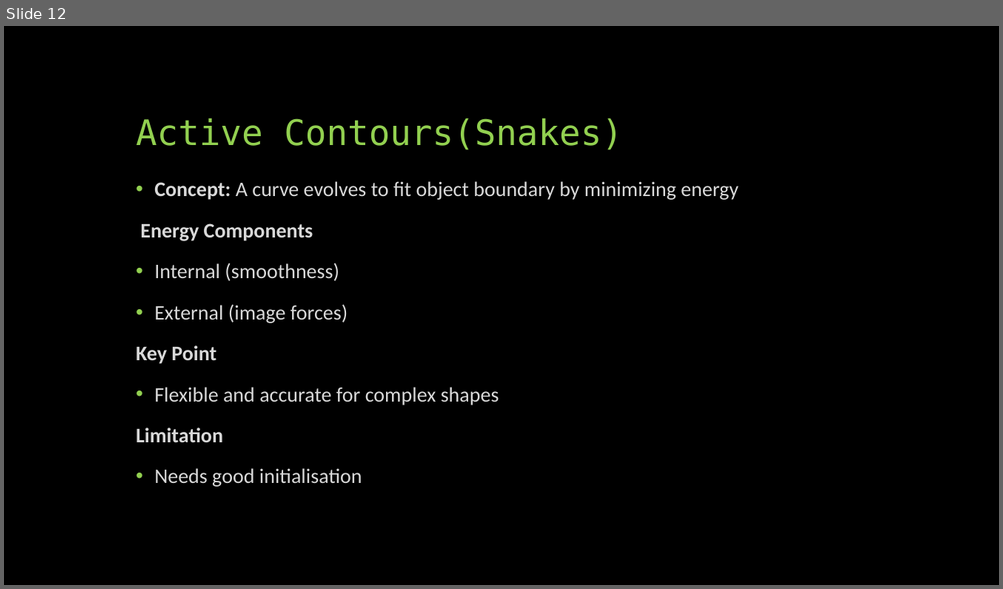
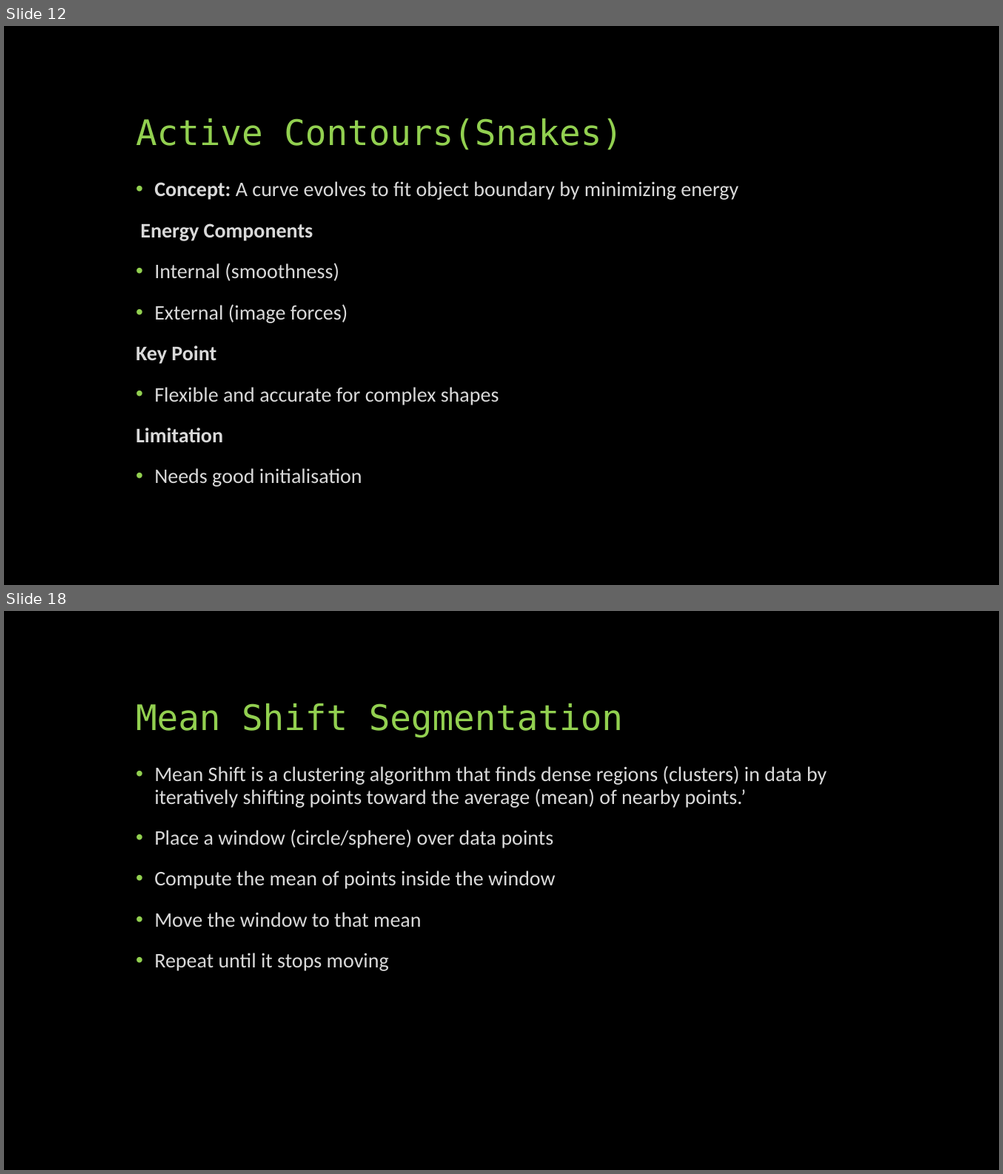
Before and after one commit to SreejithRajan-Lab/Computer-Vision, a slide deck: Presentations/Computer Vision – Module 4 .pptx. Shown one above the other, each under a label of ours: slide 12 before the commit, slides 12 and 18 after it; the slides between them are not shown. The pictures are 1003x589 and 1003x1174 pixels, drawn with LibreOffice and Linux fonts; fonts in the diff are those of the drawing. Boxes give left, top, right and bottom in pixels: in the first picture for what was removed or moved away, otherwise in the second. Text is boxed around its words. In the diff, an @@ line names an element or a change of style, - is before the commit and + after.

```diff
--- a/Presentations/Computer Vision – Module 4 .pptx
+++ b/Presentations/Computer Vision – Module 4 .pptx
@@ slide 18 added at [4, 611, 999, 1170], background #000000 @@
@@ title added at [136, 703, 623, 738], 34 pt, text #92D050 @@
+Mean Shift Segmentation
@@ text added at [154, 766, 826, 971], 20 pt, text #D9D9D9 @@
+• Mean Shift is a clustering algorithm that finds dense regions (clusters) in data by iteratively shifting points toward the average (mean) of nearby points.’
+• Place a window (circle/sphere) over data points
+• Compute the mean of points inside the window
+• Move the window to that mean
+• Repeat until it stops moving
```
Also in this commit, not shown: 19 other slides added, 2 other files.
